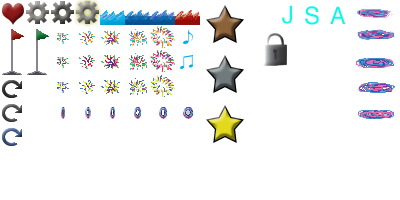
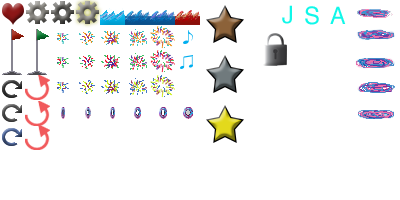
Two versions of the same layered image (400 × 200). Layer-by-layer changes:
added layer "Refresh copy 2" above "Refresh copy" over [25, 75, 50, 100]
added layer "Refresh copy" above "Refresh" over [25, 100, 50, 126]
added layer "Refresh" above "refresh" over [25, 124, 50, 150]
